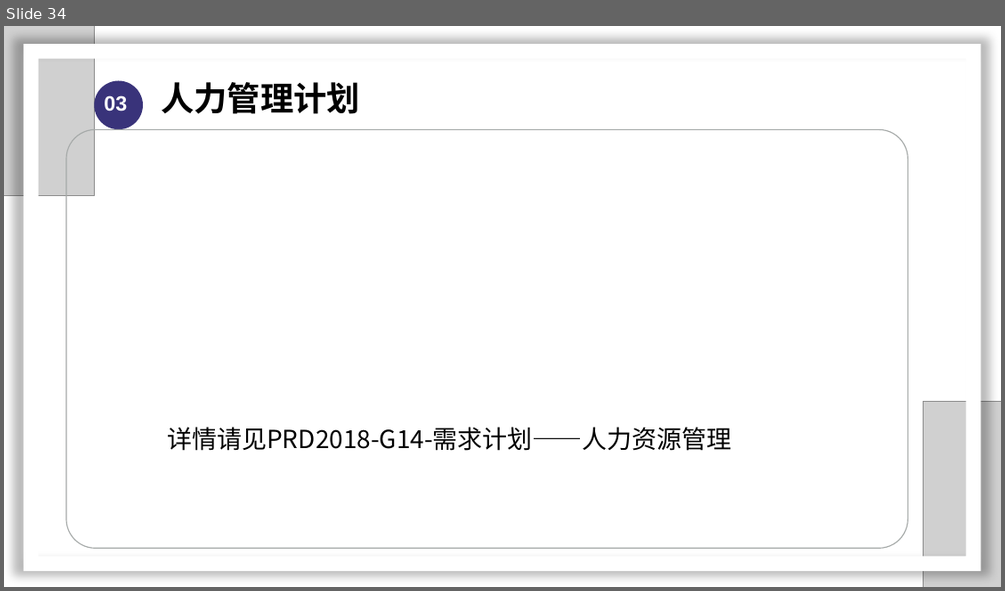
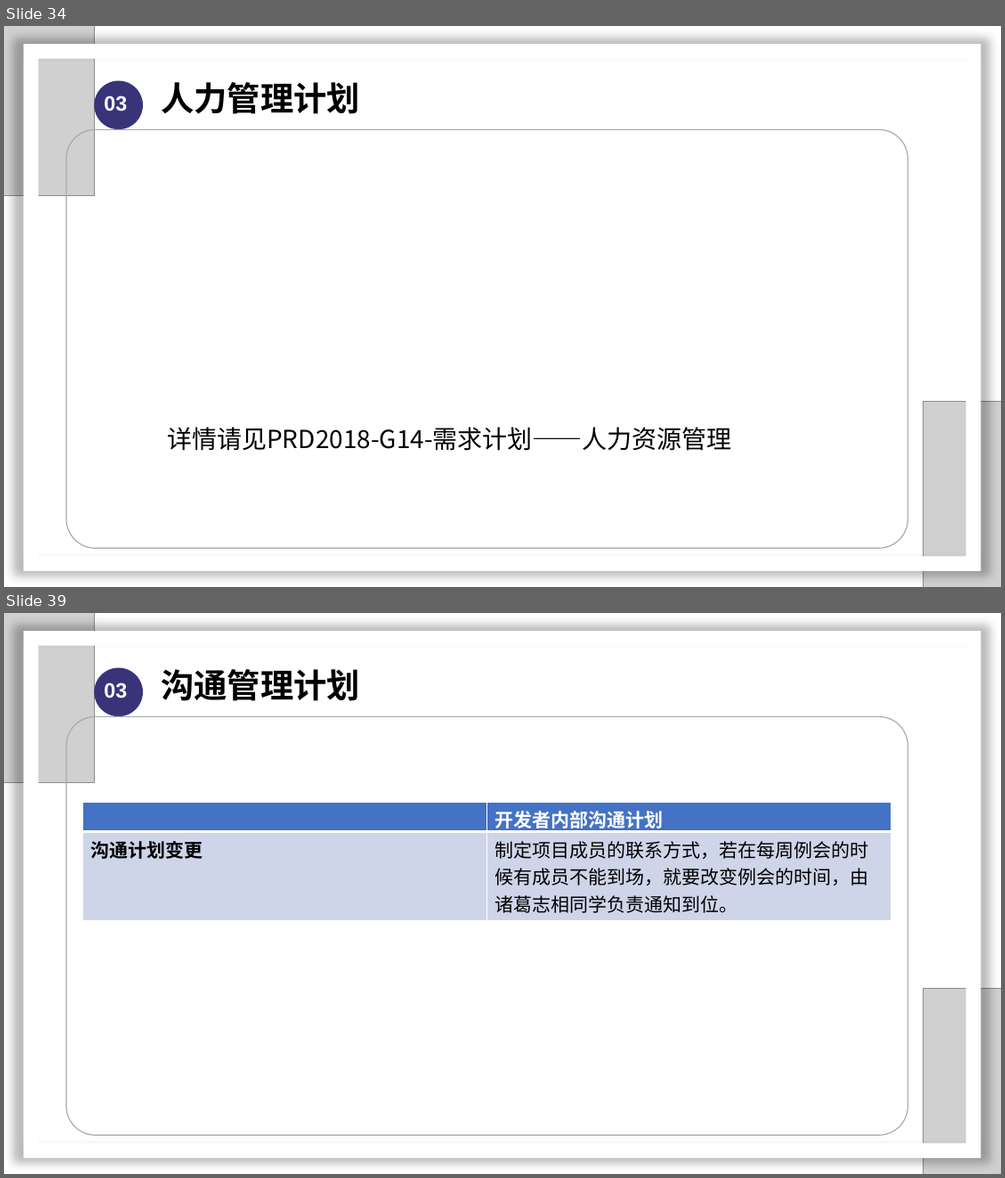
Before and after one commit to SarielX98/PRD2018G14, a slide deck: 受控文档/PPT/PRD2018-G14-软件需求工程审核PPT.pptx. Shown one above the other, each under a label of ours: slide 34 before the commit, slides 34 and 39 after it; the slides between them are not shown. The pictures are 1005x591 and 1005x1178 pixels, drawn with LibreOffice and Linux fonts; fonts in the diff are those of the drawing; grey boxes stand for pictures; background and template pictures are left out. Boxes give left, top, right and bottom in pixels: in the first picture for what was removed or moved away, otherwise in the second. Text is boxed around its words. In the diff, an @@ line names an element or a change of style, - is before the commit and + after.

Commit message:
2018/11/29 -需求工程计划更新和版本更新和PPT更新

```diff
--- a/受控文档/PPT/PRD2018-G14-软件需求工程审核PPT.pptx
+++ b/受控文档/PPT/PRD2018-G14-软件需求工程审核PPT.pptx
@@ slide 39 added at bbox=[4, 613, 1001, 1174], background #FFFFFF @@
@@ picture added at bbox=[4, 613, 95, 783] @@
@@ frame added at bbox=[24, 631, 980, 1159], fill #FFFFFF @@
@@ ellipse added at bbox=[95, 667, 143, 716], fill #39337A @@
@@ text added at bbox=[104, 682, 127, 698], 20 pt, text #FFFFFF, bold @@
+03
@@ text added at bbox=[161, 669, 360, 701], 32 pt, text #000000, bold @@
+沟通管理计划
@@ rounded rectangle added at bbox=[66, 717, 907, 1135], outline #A6AAA9 1 pt @@
@@ table added at bbox=[83, 803, 890, 920], 2 rows, 2 columns @@
+ | 开发者内部沟通计划
+沟通计划变更 | 制定项目成员的联系方式，若在每周例会的时候有成员不能到场，就要改变例会的时间，由诸葛志相同学负责通知到位。
@@ picture added at bbox=[923, 988, 1001, 1174] @@
```
Also in this commit, not shown: 5 slides changed, 1 other file.
